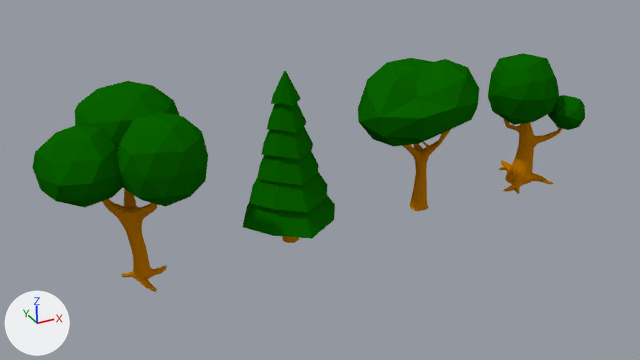
A saved change to the Blender file blender/tree.blend.
Camera for both pictures: the file's camera 'Camera'. Arrows for +X, +Y and +Z are at lower left; the lights stay in place.

Names of what the first picture shows: 'GEO-pinetree', 'GEO-tree.1', 'GEO-tree.2', 'GEO-tree.3'.
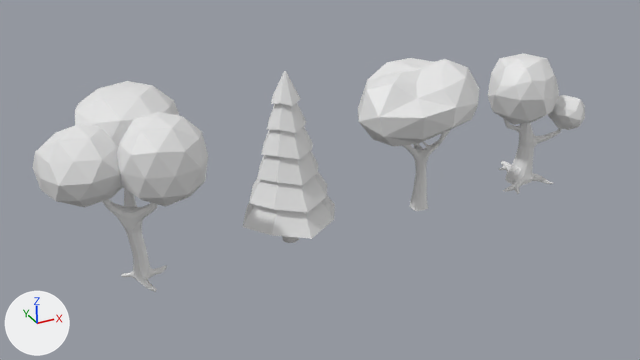
Changed parts and their boxes (x1, y1, x2, y2) in the pictures (640 x 360 px):
'GEO-tree.3', recoloured (green to white)
    both: (32, 81, 208, 292)
'GEO-tree.2', recoloured (green to white)
    both: (358, 58, 479, 211)
'GEO-pinetree', recoloured (green to white)
    both: (242, 71, 335, 243)
'GEO-tree.1', recoloured (green to white)
    both: (488, 53, 585, 194)
part 1 of me_tree_3, recoloured (green to white)
    both: (32, 81, 208, 207)
part 2 of me_tree_3, recoloured (brown to white)
    both: (102, 189, 167, 292)
part 3 of me_tree_2, recoloured (brown to white)
    both: (402, 130, 450, 211)
part 4 of me_tree_2, recoloured (green to white)
    both: (358, 58, 479, 147)
part 5 of me_tree_1, recoloured (brown to white)
    both: (499, 119, 562, 194)
part 6 of me_tree_1, recoloured (green to white)
    both: (488, 53, 585, 130)
part 7 of me_pinetree, recoloured (green to white)
    both: (242, 71, 335, 239)
part 8 of me_pinetree, recoloured
    both: (282, 236, 299, 243)

What changed in the scene script:
```text
Change mat_tree_trunk:
    mat_tree_trunk.base_color: (0.517, 0.185, 0.0) -> (0.119, 0.0461, 0.0)  # orange #be7700 -> brown #613d00
Add mat_tree:
    mat_tree = principled_material('tree')
    mat_tree.base_color = (0.8, 0.8, 0.8)  # white #e7e7e7
Change me_tree_3:
    where me_tree_3.from_pydata(...)  # 476 vertices, 563 faces; spans x -5.35..4.41, y -4.79..5.65, z -0.18..12.74
    used by ob_geo_tree_3; location = (-10.88, 0.06, -0.03)
    me_tree_3 part 1: all 240 faces that had it switch from mat_tree_green (dark green #096300) to mat_tree (white #e7e7e7)
    me_tree_3 part 2: all 323 faces that had it switch from mat_tree_trunk (orange #be7700) to mat_tree (white #e7e7e7)
Change me_tree_2:
    where me_tree_2.from_pydata(...)  # 720 vertices, 722 faces; spans x -5.6..4.3, y -3.66..4.42, z -0.17..11.77
    used by ob_geo_tree_2; location = (11.2, 0.0, 0.0)
    me_tree_2 part 3: all 628 faces that had it switch from mat_tree_trunk (orange #be7700) to mat_tree (white #e7e7e7)
    me_tree_2 part 4: all 94 faces that had it switch from mat_tree_green (dark green #096300) to mat_tree (white #e7e7e7)
Change me_tree_1:
    where me_tree_1.from_pydata(...)  # 421 vertices, 472 faces; spans x -3.71..4.64, y -2.66..3.22, z 0.0..10.76
    used by ob_geo_tree_1; location = (21.32, 0.0, 0.0)
    me_tree_1 part 5: all 292 faces that had it switch from mat_tree_trunk (orange #be7700) to mat_tree (white #e7e7e7)
    me_tree_1 part 6: all 180 faces that had it switch from mat_tree_green (dark green #096300) to mat_tree (white #e7e7e7)
Change me_pinetree:
    where me_pinetree.from_pydata(...)  # 128 vertices, 116 faces; spans x -3.66..3.66, y -3.66..3.66, z 0.0..12.76
    used by ob_geo_pinetree; location = (0.0, 0.0, 0.0)
    me_pinetree part 7: all 98 faces that had it switch from mat_tree_green (dark green #096300) to mat_tree (white #e7e7e7)
    me_pinetree part 8: all 18 faces that had it switch from mat_tree_trunk (orange #be7700) to mat_tree (white #e7e7e7)
```
